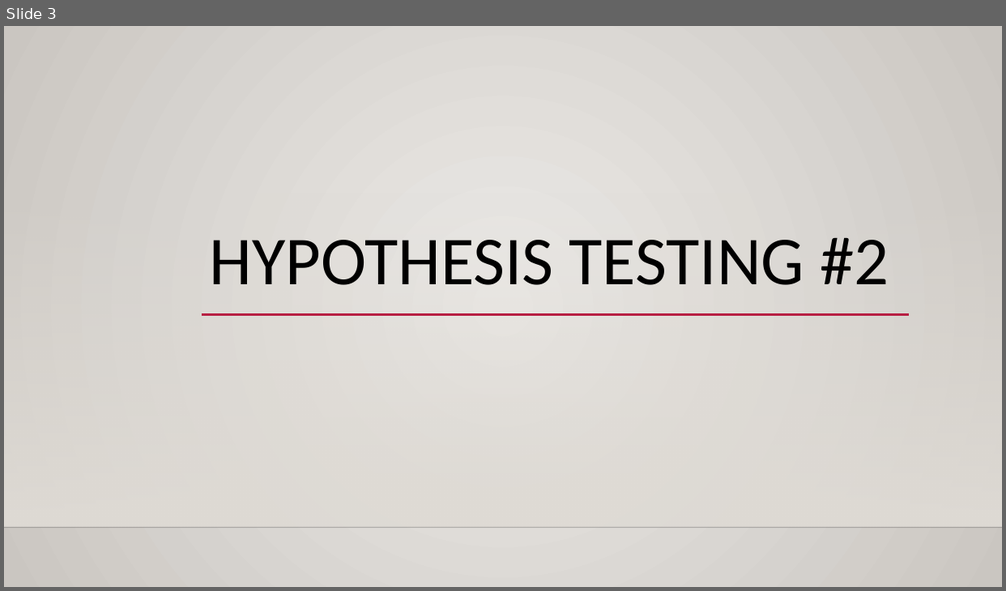
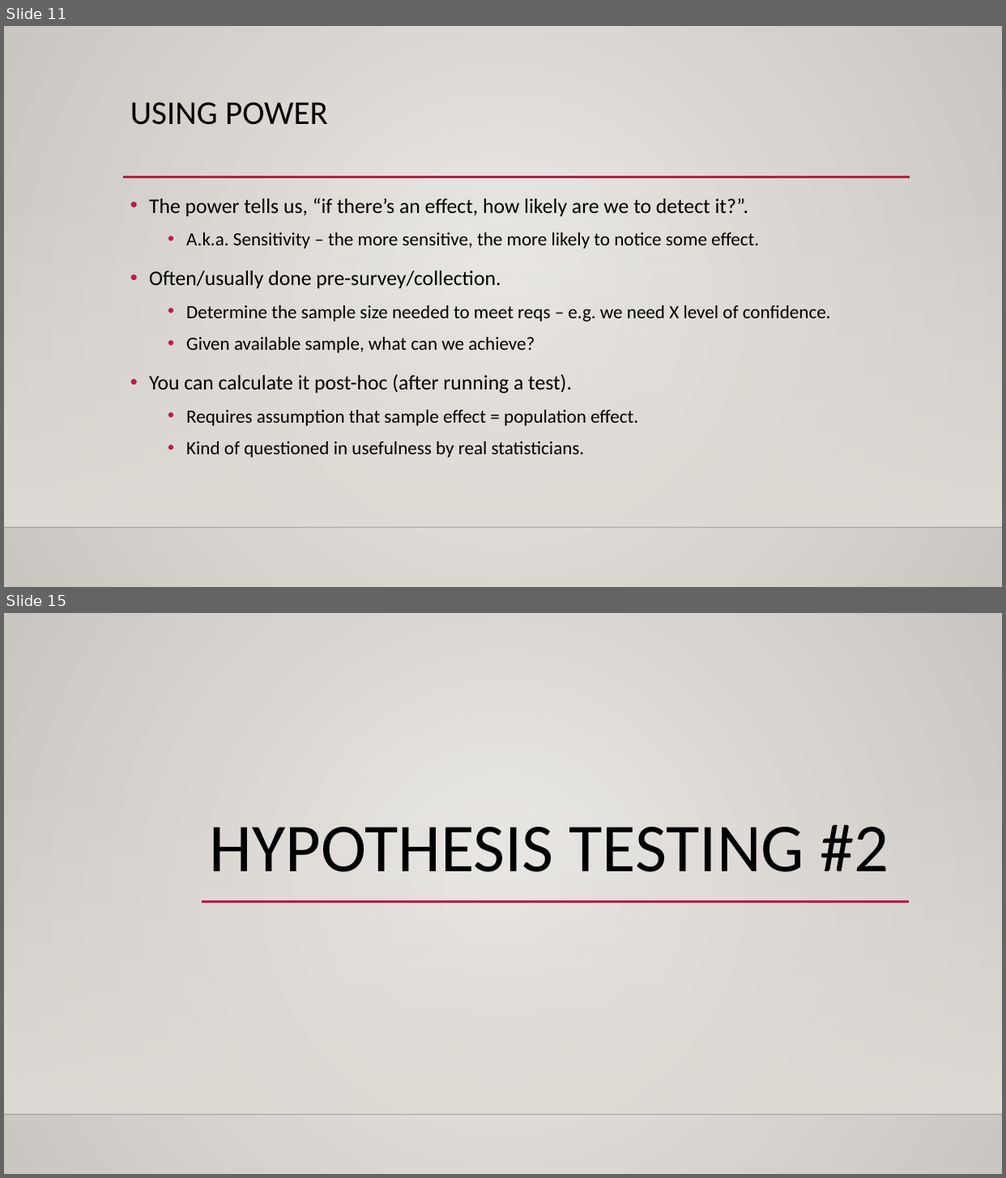
Before and after one commit to AkeemSemperDataScience/Basic_Stats_in_Python_Student_Repository, a slide deck: reference_material/slides/hyp_test_2_power.pptx. Shown one above the other, each under a label of ours: slide 3 before the commit, slides 11 and 15 after it; the slides between them are not shown. The pictures are 1006x591 and 1006x1178 pixels, drawn with LibreOffice and Linux fonts; fonts in the diff are those of the drawing; background and template pictures are left out. Boxes give left, top, right and bottom in pixels: in the first picture for what was removed or moved away, otherwise in the second. Text is boxed around its words. In the diff, an @@ line names an element or a change of style, - is before the commit and + after.

```diff
--- a/reference_material/slides/hyp_test_2_power.pptx
+++ b/reference_material/slides/hyp_test_2_power.pptx
@@ slide 11 added at [4, 26, 1002, 587], background gradient #ECEAE7 to #CAC7C1; not listed: 2 template elements that a slide beside it also shows @@
@@ title added at [130, 102, 328, 125], 32 pt, text #000000 @@
+USING POWER
@@ line added from (123, 177) to (910, 177), #B71E42 2.5 pt @@
@@ text added at [149, 198, 831, 458], 18 pt, text #000000 @@
+• The power tells us, “if there’s an effect, how likely are we to detect it?”.
+  • A.k.a. Sensitivity – the more sensitive, the more likely to notice some effect.
+• Often/usually done pre-survey/collection.
+  • Determine the sample size needed to meet reqs – e.g. we need X level of confidence.
+  • Given available sample, what can we achieve?
+• You can calculate it post-hoc (after running a test).
+  • Requires assumption that sample effect = population effect.
+  • Kind of questioned in usefulness by real statisticians.
@@ what was slide 3 is now slide 15 @@
```
Also in this commit, not shown: 1 slide changed, 11 other slides added, 3 other files.
